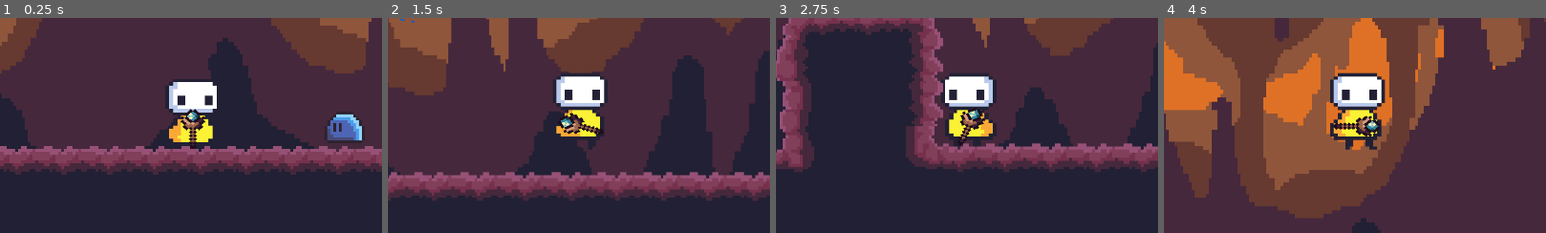
Above: before the commit, frames 1-4 (left to right).
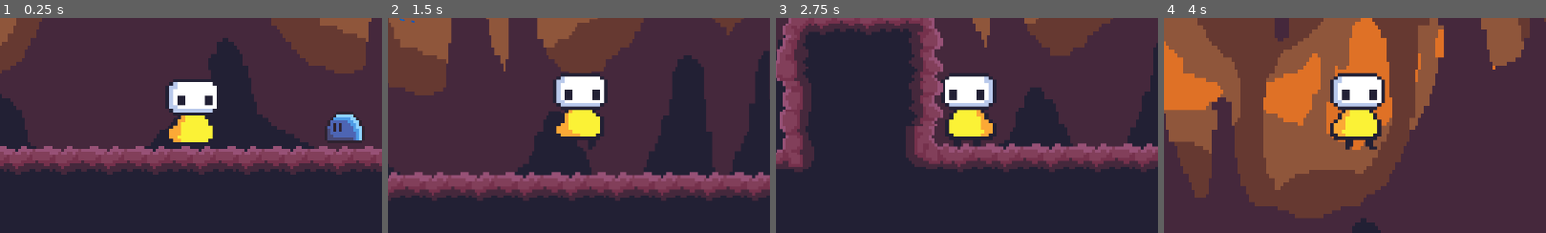
Above: after the commit, the same moments.

Repository: yanaexe/Global-Classroom-Project
Game: Godot game, scene res://scenes/stage_1.tscn
The game is run twice, just before and just after one commit, with the same random seed, the same clock (stepped at 60 frames per second) and the same inputs.
Inputs (mouse positions are % of the whole screen's width and height, from its top left):
- Up to frame 1 (0.25 s): no input
- Up to frame 2 (1.5 s): move the mouse to (72, 45) at 0.52 s; hold Right (right) from 0.53 s (still down); tap Shift (dash) at 0.6 s; tap Space (jump) at 0.77 s; move the mouse to (30, 55) at 1.27 s; tap E (fire) at 1.35 s
- Up to frame 3 (2.75 s): tap Space (jump) at 1.52 s; move the mouse to (60, 28) at 2.02 s; release Right (right) at 2.03 s; hold A (left) from 2.03 s (still down); tap Shift (dash) at 2.1 s
- Up to frame 4 (4 s): move the mouse to (45, 70) at 2.77 s; release A (left) at 2.78 s; hold Right (right) from 2.78 s (still down); tap E (fire) at 2.85 s; tap Space (jump) at 3.02, 3.77 s; move the mouse to (80, 65) at 3.52 s; tap Shift (dash) at 3.6 s
The pictures show only the part of the screen within x 25-75%, y 40-90%; the shares and areas given below are measured in that part.

The runs differ from the first frame. In frame 1, 0.5% of the frame differs, in the area x 47-54%, y 42-60%; in frame 2, 0.6%; in frame 3, 0.5%; in frame 4, 0.6%, in the area x 44-57%, y 45-56%.

Commit message:
Title Screen Updated
Moved it to the correct folder

Diff:
--- a/scenes/character_player.tscn
+++ b/scenes/character_player.tscn
@@ -157,6 +157,7 @@
 shape = SubResource("RectangleShape2D_qeqij")
 
 [node name="Staff" parent="." instance=ExtResource("3_mc5b1")]
+visible = false
 position = Vector2(0, 3)
 
 [node name="Graze_Area" type="Area2D" parent="."]
--- a/scenes/title_screen.tscn
+++ b/scenes/title_screen.tscn
@@ -1,6 +1,6 @@
 [gd_scene load_steps=11 format=3 uid="uid://8mmc3jssxdvf"]
 
-[ext_resource type="Script" uid="uid://xs3vxw4l6ppa" path="res://scenes/title_screen.gd" id="1_ix75k"]
+[ext_resource type="Script" uid="uid://xs3vxw4l6ppa" path="res://scripts/title_screen.gd" id="1_ix75k"]
 [ext_resource type="Texture2D" uid="uid://ddbrpdbhvnjtr" path="res://sprites/title_screenBG.png" id="2_oxpn6"]
 [ext_resource type="Texture2D" uid="uid://cqccjfn5pueo2" path="res://sprites/title_bars.png" id="3_f4n0a"]
 [ext_resource type="FontFile" uid="uid://deyyy8x1sobsf" path="res://fonts/GallaeciaForte.ttf" id="4_2imni"]
Renamed: scenes/title_screen.gd -> scripts/title_screen.gd
Renamed: scenes/title_screen.gd.uid -> scripts/title_screen.gd.uid
